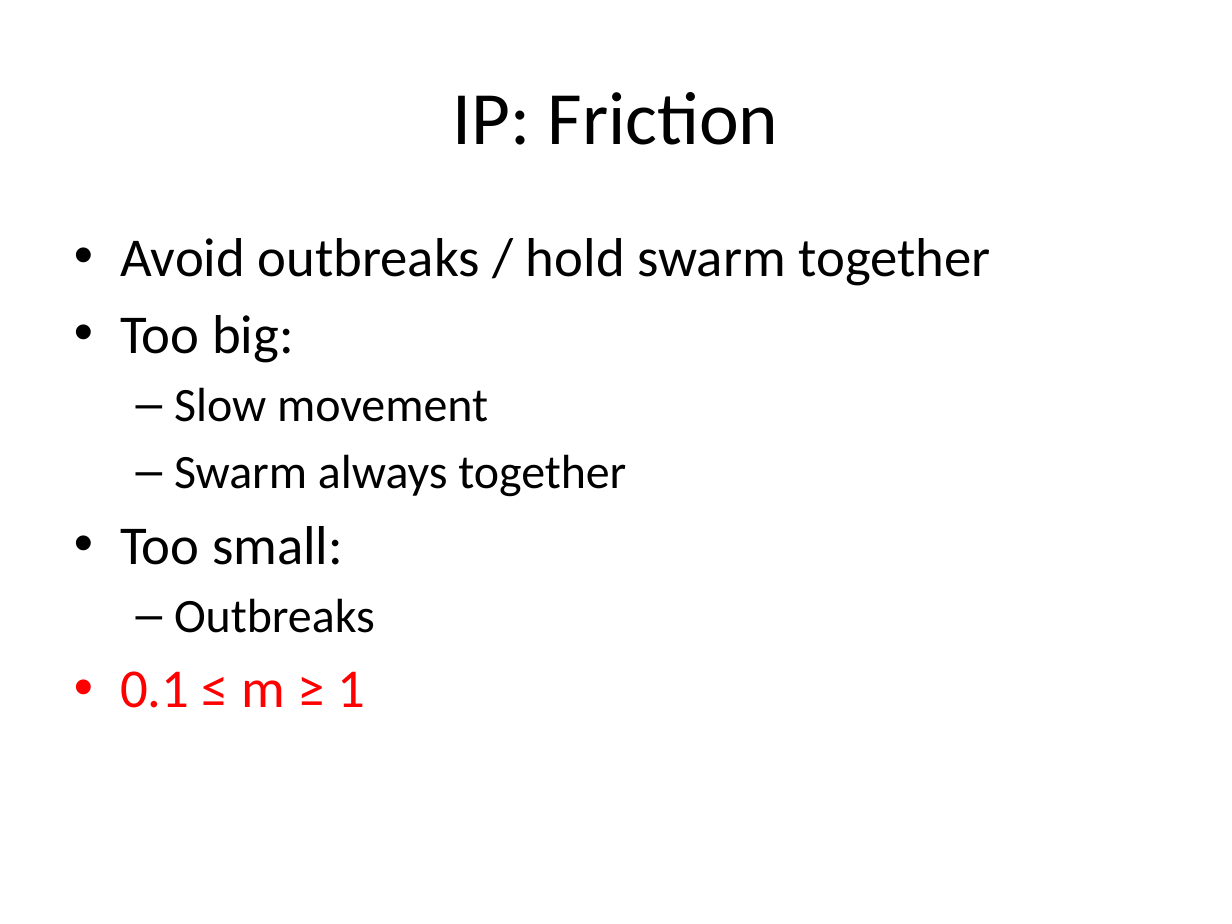
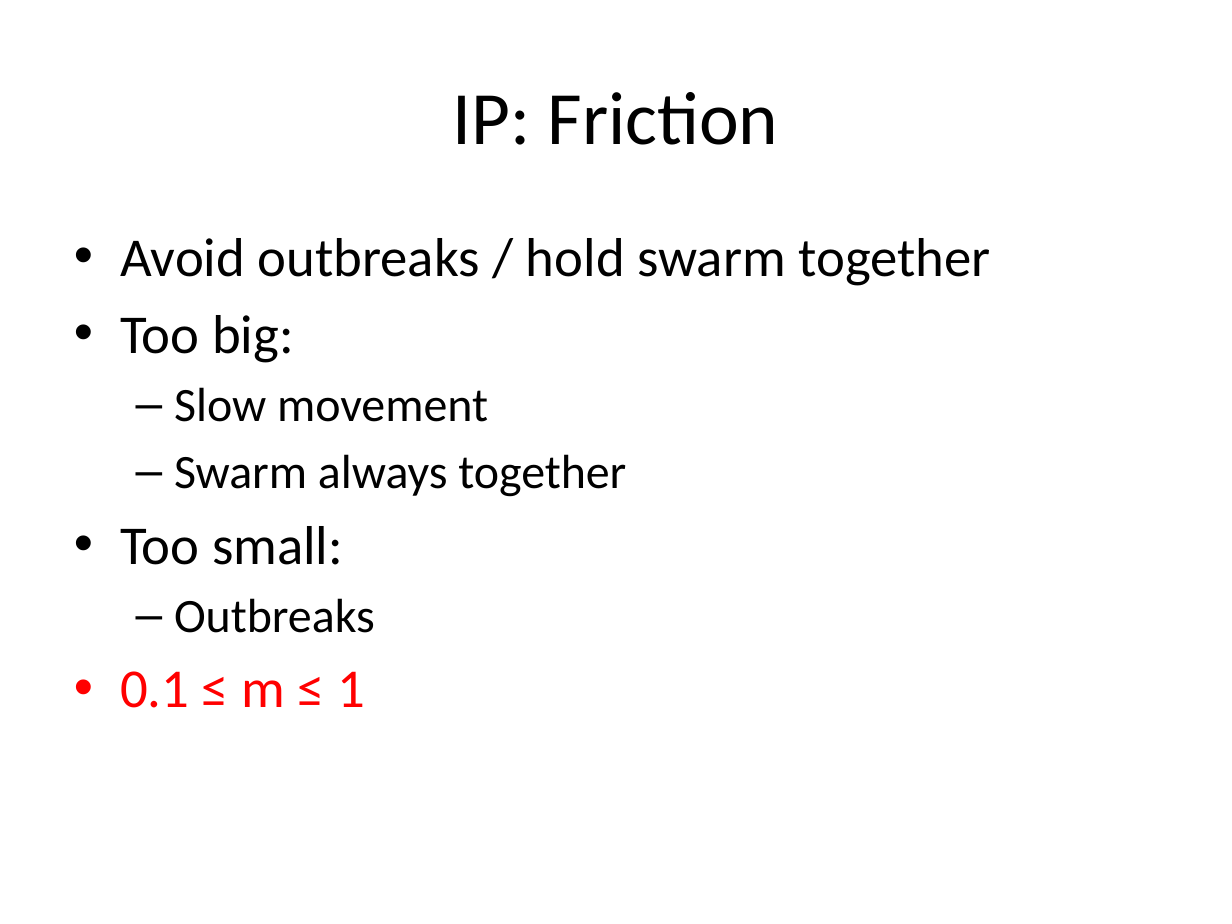
Before and after one commit to jonaspu/fish-swarms, a slide deck: slide 14 of presentation/recovered.pptx. Drawn at 1232x924 pixels with LibreOffice and Linux fonts; fonts in the diff are those of the drawing. Boxes give left, top, right and bottom in pixels: in the first picture for what was removed or moved away, otherwise in the second. Text is boxed around its words. In the diff, an @@ line names an element or a change of style, - is before the commit and + after.

```diff
--- a/presentation/recovered.pptx
+++ b/presentation/recovered.pptx
@@ text at <box>120,671,365,708</box>: text changed @@
-• 0.1 ≤ m ≥ 1
+• 0.1 ≤ m ≤ 1
```
Also in this commit, not shown: 11 other slides changed.
